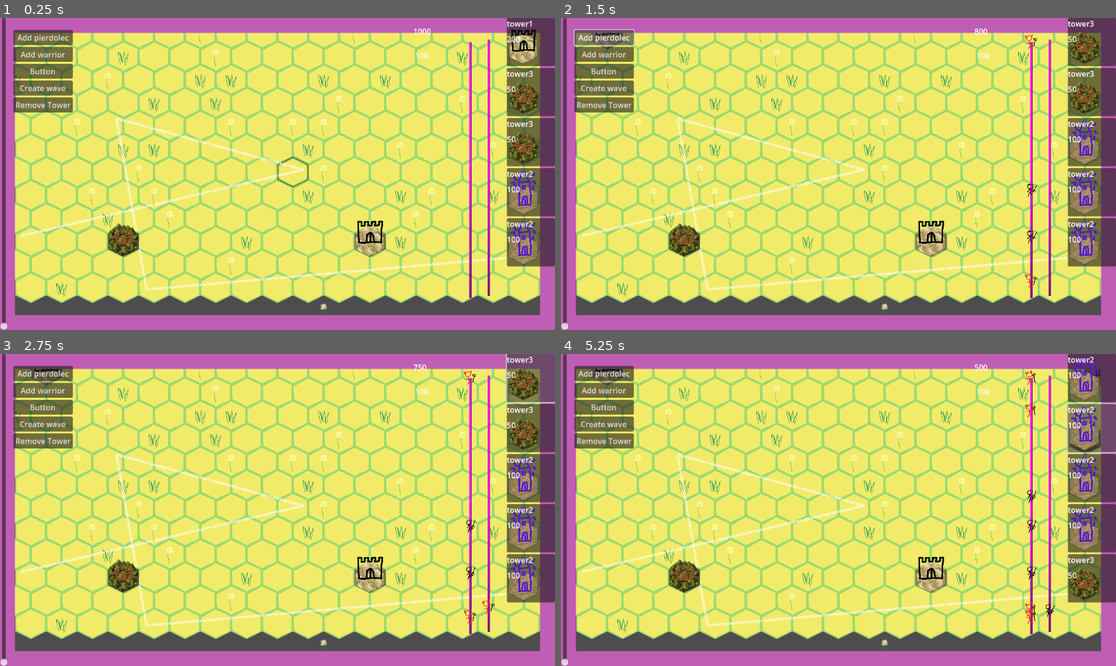
Above: before the commit, frames 1-4 (two rows, left to right).
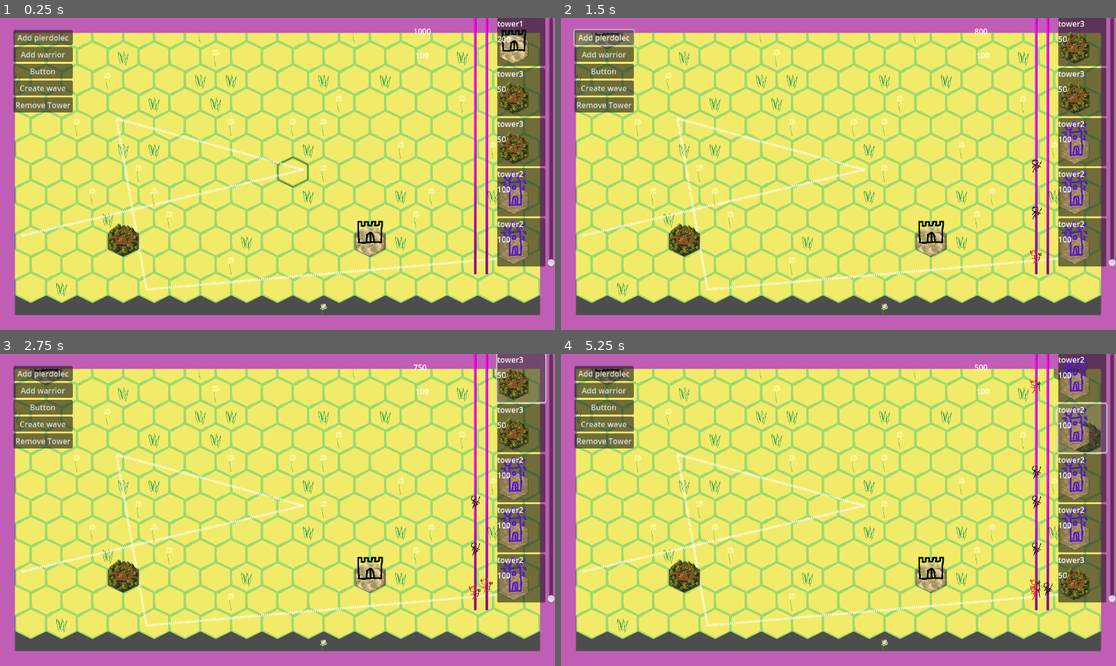
Above: after the commit, the same moments.

Repository: qazplmqazpl/TDtest
Game: Godot game, scene res://Scenes/Main/main.tscn
Same seed, same stepped clock (60 frames per second), same inputs: the game is played once before the commit and once after it.
Inputs:
- Up to frame 1 (0.25 s): no input
- Up to frame 2 (1.5 s): click "tower1" at 0.5 s; click "Add pierdolec" at 1.25 s
- Up to frame 3 (2.75 s): click "tower3" at 2 s
- Up to frame 4 (5.25 s): click "tower3" at 2.75 s; click "tower2" at 3.5 s; click "tower2" at 4.25 s; click "tower2" at 5 s

The runs differ from the first frame. In frame 1, 6.9% of the frame differs, in the area x 0-100%, y 0-100%; in frame 2, 7.1%; in frame 3, 7.2%; in frame 4, 7.5%.
Error after the commit: Attempt to call function 'get_as_ratio' in base 'null instance' on a null instance. (res://Scenes/Main/Level/Enemypath.gd:71)

Commit message:
Wave visualizations look better

Diff:
--- a/Scenes/Main/UI/towerbutton.gd
+++ b/Scenes/Main/UI/towerbutton.gd
@@ -16,10 +16,10 @@
 
 func _on_mouse_entered() -> void:
 	for i in enemycost:
-		$"../../WaveCostVisualization"._enemy_added( i.enemyname,i.position)
+		$"../../WaveCostVisualizationControl/WaveCostVisualization"._enemy_added( i.enemyname,i.position)
 		pass # Replace with function body.
 
 
 func _on_mouse_exited() -> void:
-	$"../../WaveCostVisualization"._wave_sent()
+	$"../../WaveCostVisualizationControl/WaveCostVisualization"._wave_sent()
 	pass # Replace with function body.
--- a/Scenes/Main/main.tscn
+++ b/Scenes/Main/main.tscn
@@ -261,43 +261,6 @@
 offset_bottom = 89.0
 script = ExtResource("10_6t3k2")
 
-[node name="Wavevisualization" type="Node2D" parent="CanvasLayer/UI"]
-position = Vector2(974, 50)
-script = ExtResource("10_imbg2")
-
-[node name="StraightLine" type="Sprite2D" parent="CanvasLayer/UI/Wavevisualization"]
-scale = Vector2(5, 532.25)
-texture = SubResource("PlaceholderTexture2D_imbg2")
-centered = false
-metadata/_edit_lock_ = true
-
-[node name="Towermenu" type="VBoxContainer" parent="CanvasLayer/UI"]
-layout_mode = 1
-anchors_preset = -1
-anchor_left = 1.0
-anchor_right = 1.0
-offset_left = -100.0
-grow_horizontal = 0
-mouse_filter = 0
-script = ExtResource("8_y3v7k")
-
-[node name="Enemy time" type="VSlider" parent="CanvasLayer/UI"]
-layout_mode = 1
-anchors_preset = 9
-anchor_bottom = 1.0
-offset_right = 16.0
-grow_vertical = 2
-
-[node name="WaveCostVisualization" type="Node2D" parent="CanvasLayer/UI"]
-position = Vector2(1012, 45)
-script = ExtResource("10_imbg2")
-
-[node name="StraightLine" type="Sprite2D" parent="CanvasLayer/UI/WaveCostVisualization"]
-scale = Vector2(5, 532.25)
-texture = SubResource("PlaceholderTexture2D_imbg2")
-centered = false
-metadata/_edit_lock_ = true
-
 [node name="Debugmenu" type="VBoxContainer" parent="CanvasLayer/UI"]
 layout_mode = 0
 offset_left = 28.0
@@ -330,6 +293,49 @@
 text = "Remove Tower
 "
 
+[node name="HBoxContainer" type="HBoxContainer" parent="CanvasLayer/UI"]
+layout_mode = 1
+anchors_preset = 1
+anchor_left = 1.0
+anchor_right = 1.0
+offset_left = -40.0
+offset_bottom = 40.0
+grow_horizontal = 0
+
+[node name="WaveVisualizationControl" type="Control" parent="CanvasLayer/UI/HBoxContainer"]
+custom_minimum_size = Vector2(20, 20)
+layout_mode = 2
+
+[node name="Wavevisualization" type="Node2D" parent="CanvasLayer/UI/HBoxContainer/WaveVisualizationControl"]
+script = ExtResource("10_imbg2")
+
+[node name="StraightLine" type="Sprite2D" parent="CanvasLayer/UI/HBoxContainer/WaveVisualizationControl/Wavevisualization"]
+scale = Vector2(5, 532.25)
+texture = SubResource("PlaceholderTexture2D_imbg2")
+centered = false
+metadata/_edit_lock_ = true
+
+[node name="WaveCostVisualizationControl" type="Control" parent="CanvasLayer/UI/HBoxContainer"]
+custom_minimum_size = Vector2(20, 20)
+layout_mode = 2
+
+[node name="WaveCostVisualization" type="Node2D" parent="CanvasLayer/UI/HBoxContainer/WaveCostVisualizationControl"]
+script = ExtResource("10_imbg2")
+
+[node name="StraightLine" type="Sprite2D" parent="CanvasLayer/UI/HBoxContainer/WaveCostVisualizationControl/WaveCostVisualization"]
+scale = Vector2(5, 532.25)
+texture = SubResource("PlaceholderTexture2D_imbg2")
+centered = false
+metadata/_edit_lock_ = true
+
+[node name="Towermenu" type="VBoxContainer" parent="CanvasLayer/UI/HBoxContainer"]
+layout_mode = 2
+mouse_filter = 0
+script = ExtResource("8_y3v7k")
+
+[node name="Enemy time" type="VSlider" parent="CanvasLayer/UI/HBoxContainer"]
+layout_mode = 2
+
 [node name="EnemyPathEnd" type="Area2D" parent="."]
 position = Vector2(1050, 449)
 script = ExtResource("12_4e4y2")
@@ -340,9 +346,9 @@
 shape = SubResource("RectangleShape2D_vk4q2")
 metadata/_edit_lock_ = true
 
-[connection signal="enemyaddedsignal" from="Level/Path2D" to="CanvasLayer/UI/Wavevisualization" method="_enemy_added"]
-[connection signal="enemyaddedsignal" from="Level/Path2D" to="CanvasLayer/UI/Wavevisualization" method="_on_path_2d_enemyaddedsignal"]
-[connection signal="wavesentsignal" from="Level/Path2D" to="CanvasLayer/UI/Wavevisualization" method="_wave_sent"]
+[connection signal="enemyaddedsignal" from="Level/Path2D" to="CanvasLayer/UI/HBoxContainer/WaveVisualizationControl/Wavevisualization" method="_enemy_added"]
+[connection signal="enemyaddedsignal" from="Level/Path2D" to="CanvasLayer/UI/HBoxContainer/WaveVisualizationControl/Wavevisualization" method="_on_path_2d_enemyaddedsignal"]
+[connection signal="wavesentsignal" from="Level/Path2D" to="CanvasLayer/UI/HBoxContainer/WaveVisualizationControl/Wavevisualization" method="_wave_sent"]
 [connection signal="pressed" from="CanvasLayer/UI/Debugmenu/Add pierdolec" to="Level/Path2D" method="_on_pierdolec_button_pressed"]
 [connection signal="pressed" from="CanvasLayer/UI/Debugmenu/Add warior" to="Level/Path2D" method="_on_warrior_button_pressed"]
 [connection signal="pressed" from="CanvasLayer/UI/Debugmenu/Start" to="Level/Path2D" method="_on_start_button_pressed"]
--- a/Scenes/Main/towermaplayer.gd
+++ b/Scenes/Main/towermaplayer.gd
@@ -24,7 +24,7 @@
 	else:
 		if Input.is_action_just_pressed("LeftClick") and whattowerareyoubuying!=-1:
 			clickedbutt.free()
-			$"../../CanvasLayer/UI/Towermenu".update()
+			$"../../CanvasLayer/UI/HBoxContainer/Towermenu".update()
 			$"../Path2D".add_enemycost(myenemycost)
 			Globals.cursormode = 0
 			var tilecords = local_to_map(get_local_mouse_position())
--- a/Scenes/Main/towermenu.gd
+++ b/Scenes/Main/towermenu.gd
@@ -23,7 +23,7 @@
 		#print(get_node("../../Level/Towermaplayer"))
 		var enemycost = enemypathref.createWaveStatic(Datatowers.towers[tower.name]["dangerprice"])
 		newbutt.enemycost = enemycost
-		newbutt.pressed.connect(Callable(get_node("../../../Level/Towermaplayer"),"_on_button_tower_pressed").bindv([tower.name,enemycost,newbutt]))
+		newbutt.pressed.connect(Callable(get_node("../../../../Level/Towermaplayer"),"_on_button_tower_pressed").bindv([tower.name,enemycost,newbutt]))
 		#print("Towermenu ",enemypathref.createWaveStatic(40))
 		#print("towermenu",tower)
 		add_child(newbutt)
